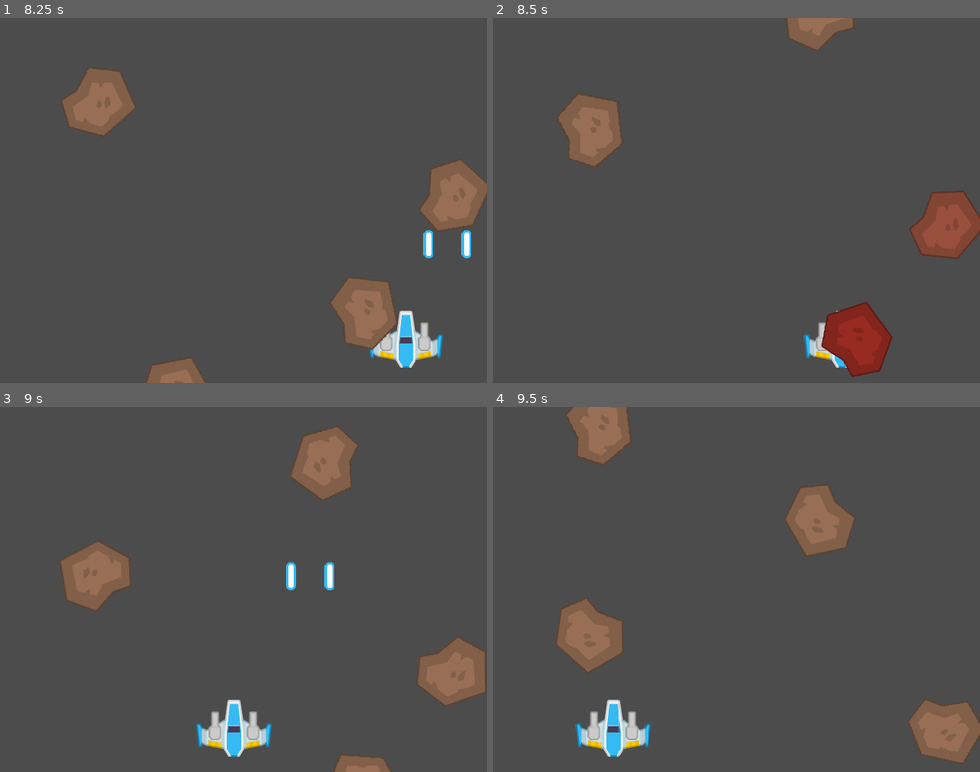
Above: before the commit, frames 1-4 (two rows, left to right).
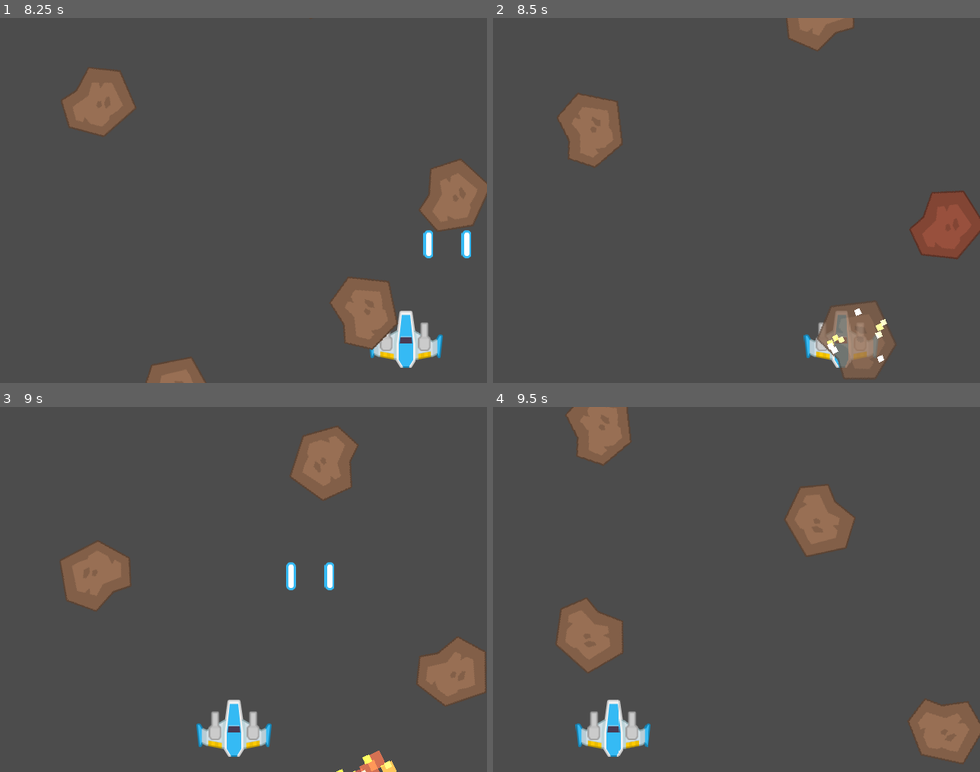
Above: after the commit, the same moments.

Repository: Azuos0/Godot_GameDev
Game: Godot game, scene res://Scenes/Main.tscn
Two runs of this game, one before a commit and one after it. Both use one fixed random seed, a clock stepped at 60 frames per second and the inputs below.
Inputs:
- Up to frame 1 (8.25 s): tap Enter at 0.5 s; hold Right (Direita) 0.53-1.28 s; hold Space (Tiro) 0.53-1.28 s; hold Left (Esquerda) 1.28-2.03 s; tap Space (Tiro) every 1.5 s from 1.35 to 7.35 s; hold Space (Tiro) 2.03-2.78 s; hold Right (Direita) 2.03-3.53 s; hold Space (Tiro) 3.53-4.28 s; hold Left (Esquerda) 3.53-5.78 s; hold Space (Tiro) 5.03-5.78 s; hold Right (Direita) 5.78-8.03 s; hold Space (Tiro) 6.53-7.28 s; hold Left (Esquerda) from 8.03 s (still down); hold Space (Tiro) from 8.03 s (still down)
- Up to frame 2 (8.5 s): keep holding Left (Esquerda); keep holding Space (Tiro)
- Up to frame 3 (9 s): keep holding Left (Esquerda); release Space (Tiro) at 8.78 s; tap Space (Tiro) at 8.85 s
- Up to frame 4 (9.5 s): keep holding Left (Esquerda)

Frame 1 is identical in both runs. In frame 2, 2.3% of the frame differs, in the area x 66-83%, y 77-99%; in frame 3, 0.5%; in frame 4, nothing differs.

Commit message:
Step 7: Adding some VFX to meteors

Diff:
--- a/Space Shooter/Scenes/Meteoro.tscn
+++ b/Space Shooter/Scenes/Meteoro.tscn
@@ -25,7 +25,7 @@
 [sub_resource type="Animation" id=2]
 
 resource_name = "Destruir"
-length = 0.5
+length = 0.7
 loop = false
 step = 0.1
 tracks/0/type = "value"
@@ -38,7 +38,7 @@
 "times": PoolRealArray( 0, 0.5 ),
 "transitions": PoolRealArray( 1, 1 ),
 "update": 0,
-"values": [ Vector2( 1, 1 ), Vector2( 2, 2 ) ]
+"values": [ Vector2( 1, 1 ), Vector2( 1.5, 1.5 ) ]
 }
 tracks/1/type = "value"
 tracks/1/path = NodePath("Sprite:modulate")
@@ -59,12 +59,24 @@
 tracks/2/imported = false
 tracks/2/enabled = true
 tracks/2/keys = {
-"times": PoolRealArray( 0.5 ),
+"times": PoolRealArray( 0.7 ),
 "transitions": PoolRealArray( 1 ),
 "values": [ {
 "args": [  ],
 "method": "queue_free()"
 } ]
+}
+tracks/3/type = "value"
+tracks/3/path = NodePath("Particles2D:emitting")
+tracks/3/interp = 1
+tracks/3/loop_wrap = true
+tracks/3/imported = false
+tracks/3/enabled = true
+tracks/3/keys = {
+"times": PoolRealArray( 0, 0.6 ),
+"transitions": PoolRealArray( 1, 1 ),
+"update": 1,
+"values": [ true, false ]
 }
 
 [sub_resource type="Animation" id=3]
@@ -84,6 +96,89 @@
 "update": 0,
 "values": [ Color( 1, 1, 1, 1 ) ]
 }
+tracks/1/type = "value"
+tracks/1/path = NodePath("Particles2D:emitting")
+tracks/1/interp = 1
+tracks/1/loop_wrap = true
+tracks/1/imported = false
+tracks/1/enabled = true
+tracks/1/keys = {
+"times": PoolRealArray( 0 ),
+"transitions": PoolRealArray( 1 ),
+"update": 1,
+"values": [ false ]
+}
+
+[sub_resource type="CanvasItemMaterial" id=9]
+
+render_priority = 0
+blend_mode = 1
+light_mode = 0
+
+[sub_resource type="Gradient" id=4]
+
+offsets = PoolRealArray( 0, 0.0177515, 0.218935, 0.544379, 0.792899, 1 )
+colors = PoolColorArray( 0, 0, 0, 1, 1, 0.999512, 0.992188, 1, 0.972656, 0.913765, 0.0303955, 1, 0.769531, 0.473673, 0.201401, 1, 0.941406, 0.602399, 0.0735474, 0.845294, 0.984375, 0.0346069, 0.0346069, 0.353608 )
+
+[sub_resource type="GradientTexture" id=5]
+
+flags = 4
+gradient = SubResource( 4 )
+width = 2048
+
+[sub_resource type="Curve" id=6]
+
+min_value = 0.0
+max_value = 3.0
+bake_resolution = 100
+_data = [ Vector2( 0, 0.861082 ), 0.0, -0.79164, 0, 0, Vector2( 0.998698, 2.27393 ), 0.762081, 0.0, 0, 0 ]
+
+[sub_resource type="CurveTexture" id=7]
+
+flags = 4
+width = 2048
+curve = SubResource( 6 )
+
+[sub_resource type="ParticlesMaterial" id=8]
+
+render_priority = 0
+trail_divisor = 1
+emission_shape = 1
+emission_sphere_radius = 40.0
+flag_align_y = false
+flag_rotate_y = false
+flag_disable_z = true
+spread = 180.0
+flatness = 0.0
+gravity = Vector3( 0, 0, 0 )
+initial_velocity = 40.0
+initial_velocity_random = 0.2
+angular_velocity = 3.08286e-044
+angular_velocity_random = 0.0
+orbit_velocity = 0.0
+orbit_velocity_random = 0.0
+linear_accel = 0.0
+linear_accel_random = 0.0
+radial_accel = 0.0
+radial_accel_random = 0.0
+tangential_accel = 0.0
+tangential_accel_random = 0.0
+damping = 0.0
+damping_random = 0.0
+angle = 0.0
+angle_random = 0.0
+scale = 10.0
+scale_random = 0.2
+scale_curve = SubResource( 7 )
+color_ramp = SubResource( 5 )
+hue_variation = 0.0
+hue_variation_random = 0.0
+anim_speed = 0.0
+anim_speed_random = 0.0
+anim_offset = 0.0
+anim_offset_random = 0.0
+anim_loop = false
+_sections_unfolded = [ "Color", "Emission Shape", "Hue Variation", "Initial Velocity", "Spread" ]
 
 [node name="Meteoro" type="Area2D" index="0"]
 
@@ -95,6 +190,7 @@
 audio_bus_override = false
 audio_bus_name = "Master"
 script = ExtResource( 1 )
+_sections_unfolded = [ "Transform", "Z Index" ]
 
 [node name="Sprite" type="Sprite" parent="." index="0"]
 
@@ -119,3 +215,26 @@
 anims/Idle = SubResource( 3 )
 blend_times = [  ]
 _sections_unfolded = [ "Playback Options" ]
+
+[node name="Particles2D" type="Particles2D" parent="." index="3"]
+
+material = SubResource( 9 )
+emitting = true
+amount = 32
+lifetime = 0.7
+one_shot = false
+preprocess = 0.0
+speed_scale = 1.6
+explosiveness = 0.39
+randomness = 0.1
+fixed_fps = 0
+fract_delta = true
+visibility_rect = Rect2( -100, -100, 200, 200 )
+local_coords = true
+draw_order = 0
+process_material = SubResource( 8 )
+texture = null
+normal_map = null
+h_frames = 1
+v_frames = 1
+_sections_unfolded = [ "Drawing", "Material", "Process Material", "Time", "Visibility" ]
--- a/Space Shooter/Scripts/Meteoro.gd
+++ b/Space Shooter/Scripts/Meteoro.gd
@@ -17,12 +17,15 @@
 	pass
 
 func aplica_dano(valor):
-	if vida <= 0:
-		remove_from_group(Game.GRUPO_INIMIGO)
-		get_node("Anim").play("Destruir")
-		pass
-	else:
+	if vida > 0:
 		get_node("Anim").play("Danificado")
 		vida -= valor
 		pass
+
+	if vida <= 0:
+		remove_from_group(Game.GRUPO_INIMIGO)
+		z_index = 1
+		rot = 0
+		get_node("Anim").play("Destruir")
+		pass
 	pass
Not shown: 1 places in Space Shooter/Scenes/Meteoro.tscn that only renumber resources
